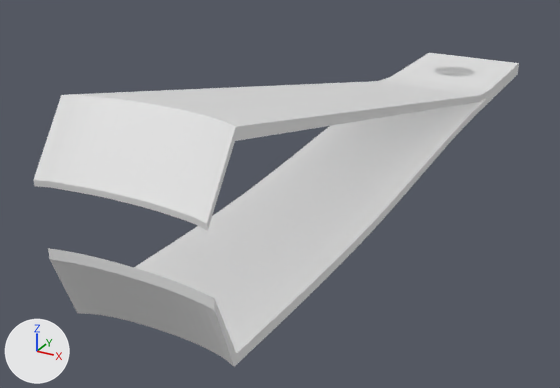
An edit to the Blender file Models/Nail Cutter.blend, drawn before and after from the same camera.
One viewpoint serves both versions: a camera (50 mm lens) standing at (3.52, -8.44, 3.51) and looking at (-0.71, -0.75, -0.34). Lighting does not change. The marker at lower left points along +X, +Y and +Z.

Objects in the first picture: 'Bottom Clip', 'Top Clip'.
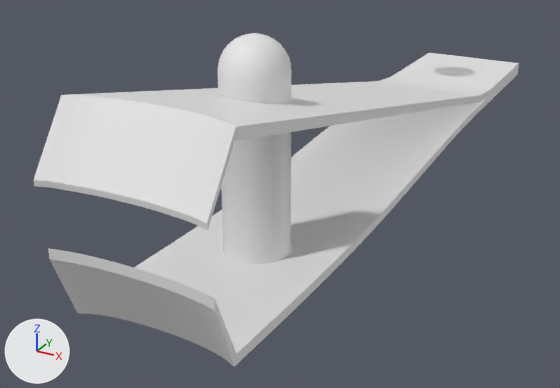
Commit message: Added Clip Lock

Where the change shows, as pixel boxes [x1, y1, x2, y2] in the pictures (560 x 388 px):
'Top Clip', reshaped, modifiers changed
    both: [33, 53, 519, 231]
'Cylinder', added
    after: [218, 33, 292, 264]

The change, as a list of edits to the scene's bpy script:
```text
Add me_cylinder:
    me_cylinder.from_pydata(...)  # 769 vertices, 737 faces; spans x -1.67..1.67, y -1.67..1.67, z -1.0..1.34
    me_cylinder.polygons.foreach_set('use_smooth', [True] * 737)
Change ob_top_clip:
    add _m = ob_top_clip.modifiers.new('Boolean', 'BOOLEAN')
    add _m.object = ob_cylinder
    add _m.solver = 'FLOAT'
Change ob_bottom_clip:
    add _m = ob_bottom_clip.modifiers.new('Boolean', 'BOOLEAN')
    add _m.object = ob_cylinder
    add _m.solver = 'FLOAT'
Add ob_cylinder:
    ob_cylinder = bpy.data.objects.new('Cylinder', me_cylinder)
    ob_cylinder.location = (0.0, -2.514, 0.702)
    ob_cylinder.scale = (0.335, 0.335, 1.0)
```
